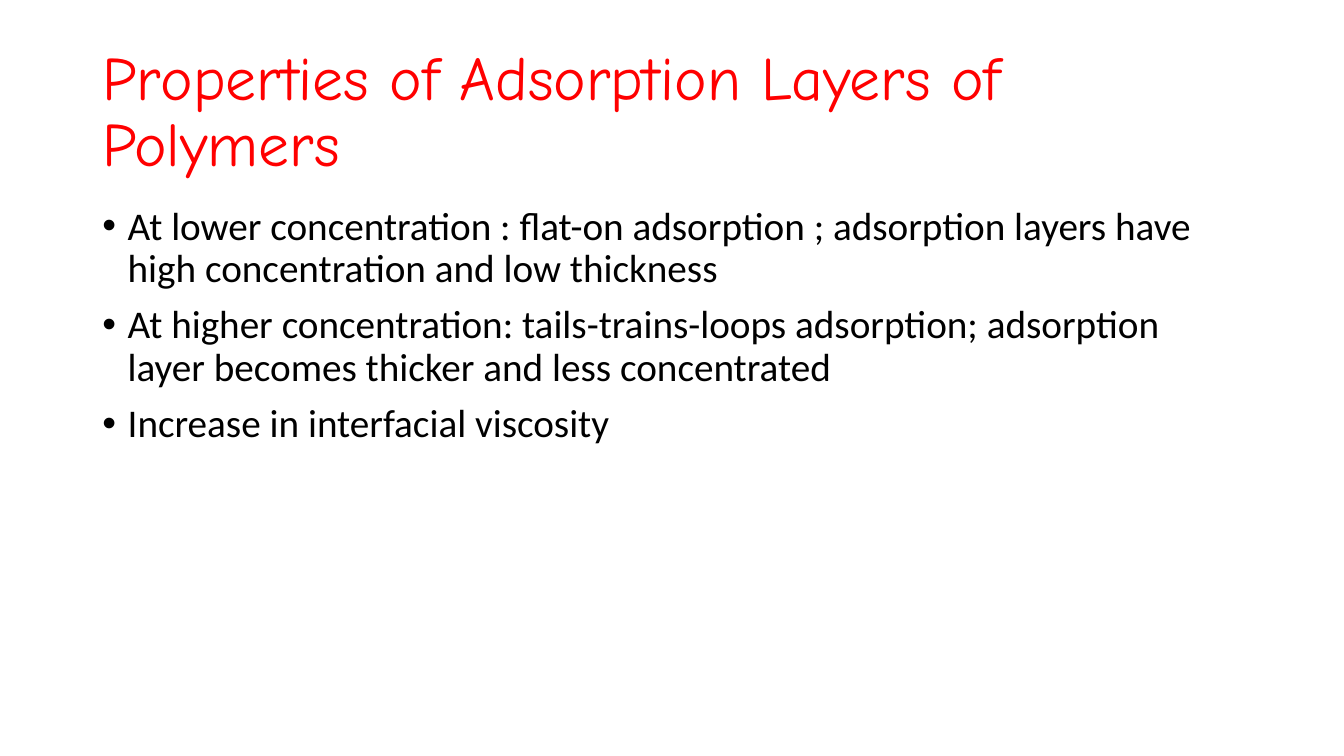
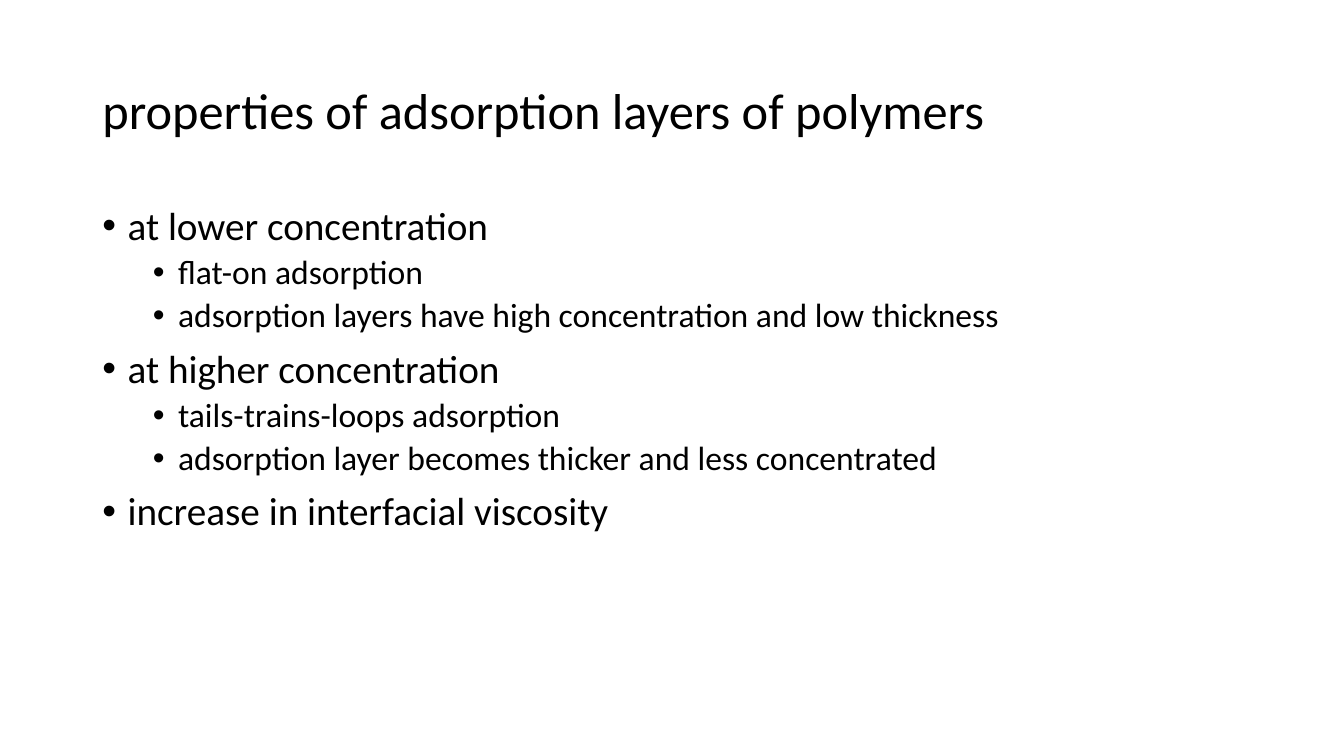
Before and after one commit to LilianaBohus/chemistry-presenations, a slide deck: slide 61 of formulations-and-surfactants.pptx. Drawn at 1344x756 pixels with LibreOffice and Linux fonts; fonts in the diff are those of the drawing. Boxes give left, top, right and bottom in pixels: in the first picture for what was removed or moved away, otherwise in the second. Text is boxed around its words. In the diff, an @@ line names an element or a change of style, - is before the commit and + after.

```diff
--- a/formulations-and-surfactants.pptx
+++ b/formulations-and-surfactants.pptx
@@ title at <box>102,94,984,137</box>: text changed; size 44 to 36 pt; font Comic Neue to Calibri; text colour #FF0000 to #000000 @@
-Properties of Adsorption Layers of Polymers
+properties of adsorption layers of polymers
@@ text at <box>128,212,999,532</box>: text changed; size 28 to 24 pt @@
-• At lower concentration : flat-on adsorption ; adsorption layers have high concentration and low thickness
-• At higher concentration: tails-trains-loops adsorption; adsorption layer becomes thicker and less concentrated
-• Increase in interfacial viscosity
+• at lower concentration
+  • flat-on adsorption
+  • adsorption layers have high concentration and low thickness
+• at higher concentration
+  • tails-trains-loops adsorption
+  • adsorption layer becomes thicker and less concentrated
+• increase in interfacial viscosity
```
Also in this commit, not shown: 17 other slides changed.
